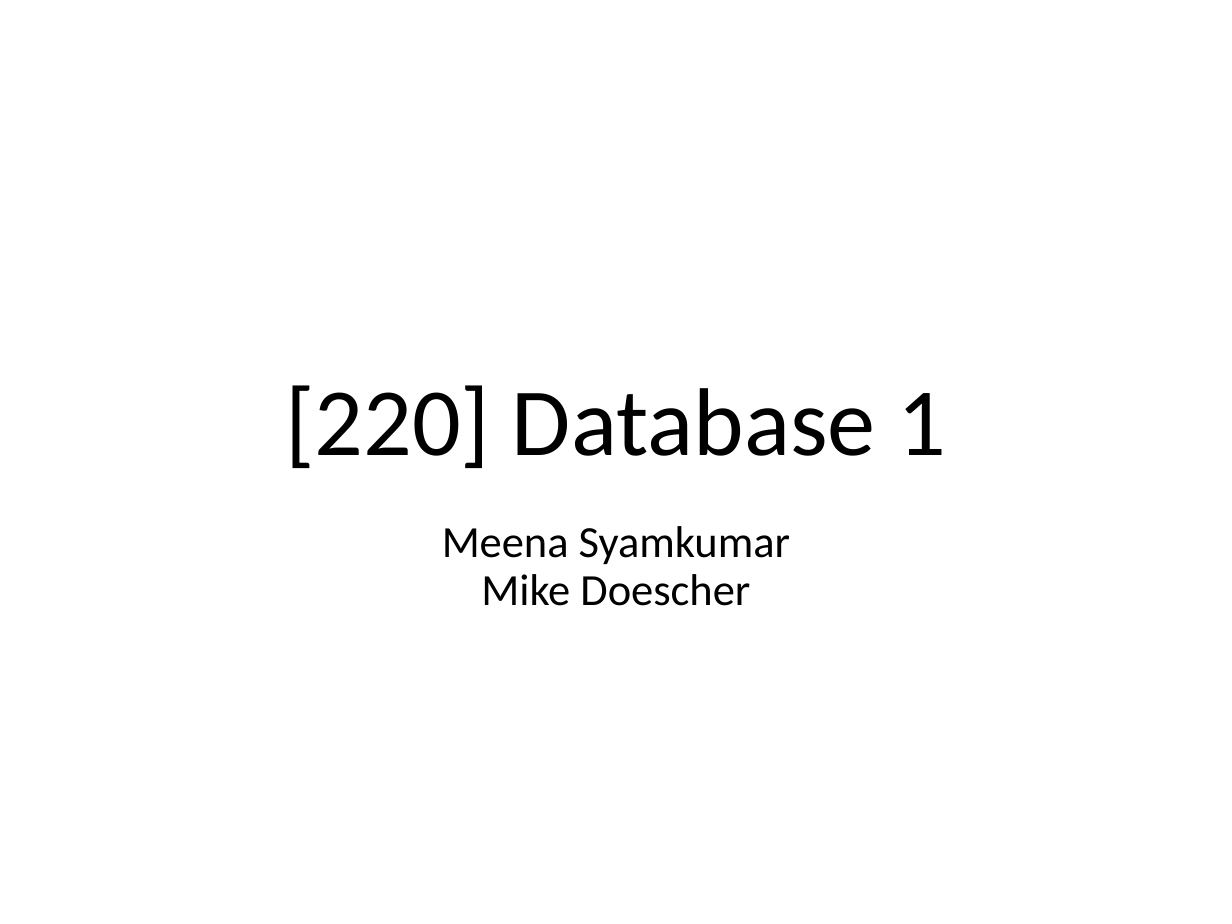
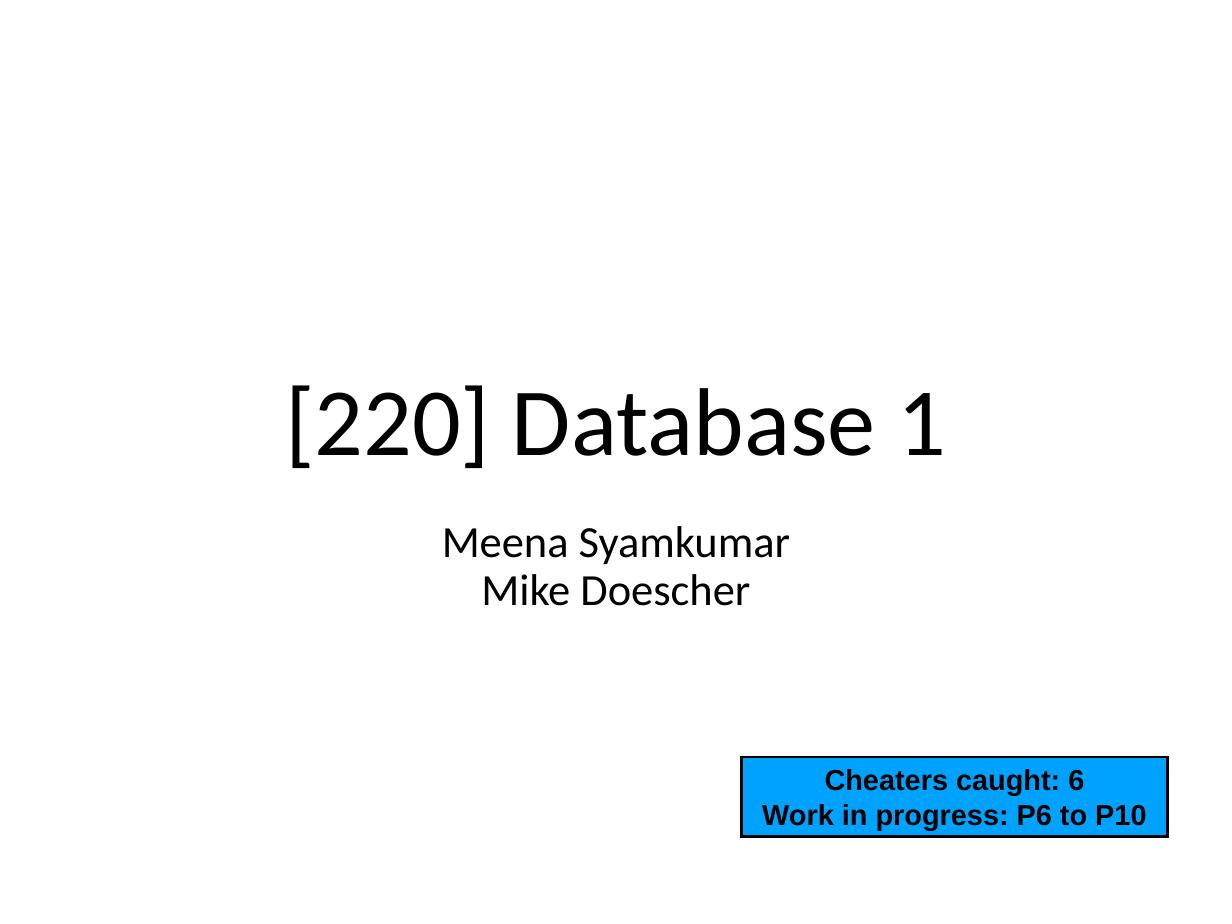
Before and after one commit to tylerharter/caraza-harter-com, a slide deck: slide 1 of tyler/meena/cs220/f20/materials/lec_33_F20.pptx. Drawn at 1232x924 pixels with LibreOffice and Linux fonts; fonts in the diff are those of the drawing. Boxes give left, top, right and bottom in pixels: in the first picture for what was removed or moved away, otherwise in the second. Text is boxed around its words. In the diff, an @@ line names an element or a change of style, - is before the commit and + after.

```diff
--- a/tyler/meena/cs220/f20/materials/lec_33_F20.pptx
+++ b/tyler/meena/cs220/f20/materials/lec_33_F20.pptx
@@ rectangle added at <box>742,757,1168,837</box>, fill #00A2FF, outline #000000 2 pt, 24 pt, text #000000, bold @@
+Cheaters caught: 6
+Work in progress: P6 to P10
```
Also in this commit, not shown: 5 other slides changed, 3 slides added, 5 slides removed.
